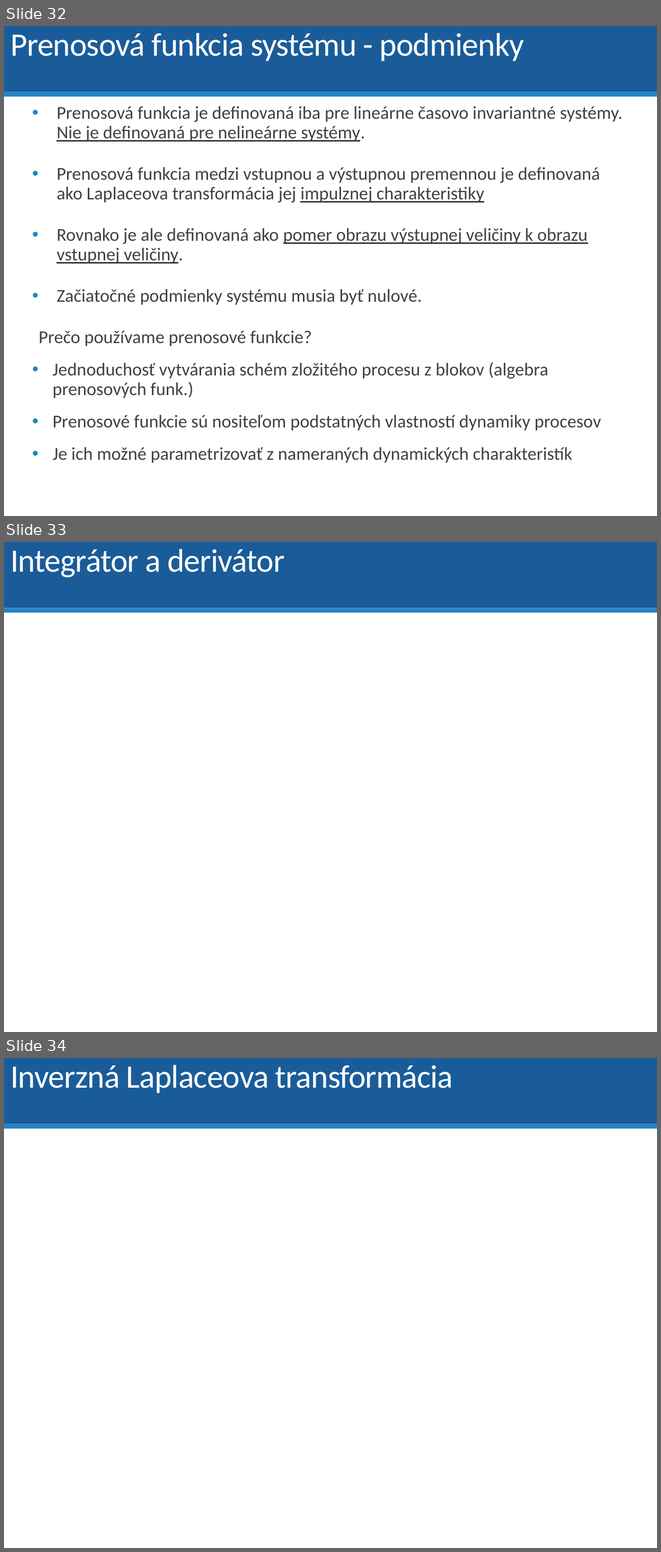
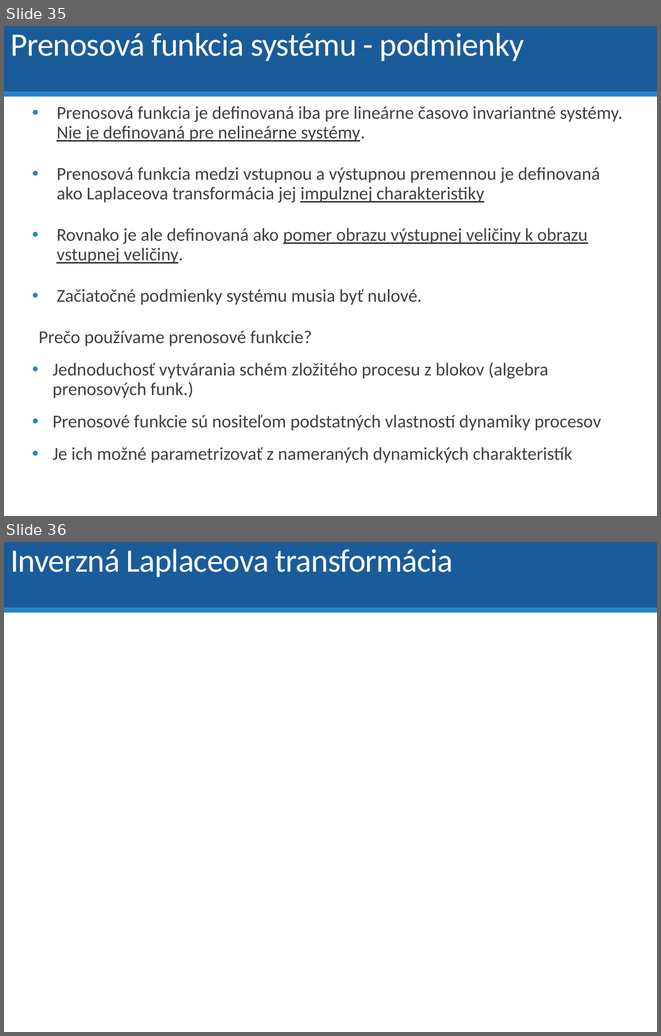
Before and after one commit to dodekm/TeamProjektKybernetika, a slide deck: Nove prednasky/P01_dynamika_dif_rovnice_LPT_prenosova_funkcia_modelovanie.pptx. Shown one above the other, each under a label of ours: slides 32, 33 and 34 before the commit, slides 35 and 36 after it. The pictures are 661x1552 and 661x1036 pixels, drawn with LibreOffice and Linux fonts; fonts in the diff are those of the drawing. Boxes give left, top, right and bottom in pixels: in the first picture for what was removed or moved away, otherwise in the second. Text is boxed around its words. In the diff, an @@ line names an element or a change of style, - is before the commit and + after.

```diff
--- a/Nove prednasky/P01_dynamika_dif_rovnice_LPT_prenosova_funkcia_modelovanie.pptx
+++ b/Nove prednasky/P01_dynamika_dif_rovnice_LPT_prenosova_funkcia_modelovanie.pptx
@@ slide 33 removed at bbox=[4, 542, 657, 1032], background #FFFFFF; not listed: 2 template elements that a slide beside it also shows @@
@@ title removed at bbox=[10, 549, 284, 578] @@
-Integrátor a derivátor
@@ what was slide 32 is now slide 35 @@
@@ what was slide 34 is now slide 36 @@
```
Also in this commit, not shown: 5 slides changed, 8 slides added, 2 other slides removed, 1 other file.
